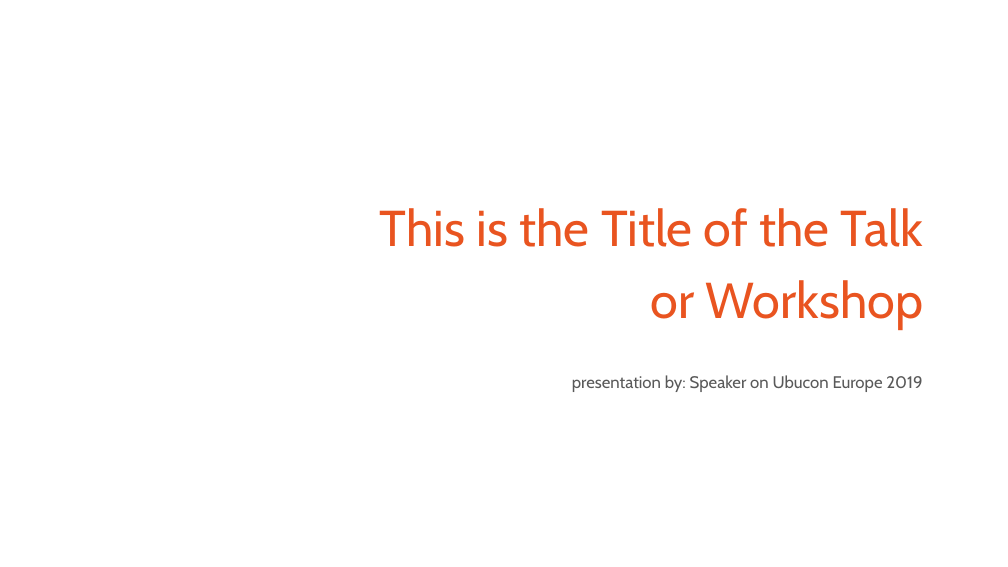
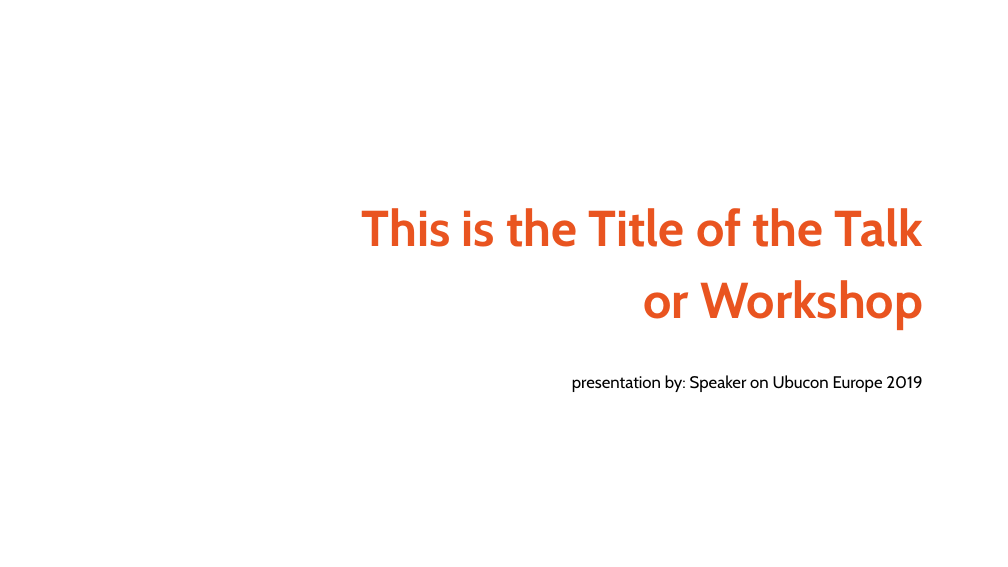
Before and after one commit to tcarreira/ubucon-europe-2019, a slide deck: slide 1 of presentation-templates/libreoffice.openoffice/ubucon.europe.2019.odp. Drawn at 1008x567 pixels with LibreOffice and Linux fonts; fonts in the diff are those of the drawing; background and template pictures are left out. Boxes give left, top, right and bottom in pixels: in the first picture for what was removed or moved away, otherwise in the second. Text is boxed around its words. In the diff, an @@ line names an element or a change of style, - is before the commit and + after.

```diff
--- a/presentation-templates/libreoffice.openoffice/ubucon.europe.2019.odp
+++ b/presentation-templates/libreoffice.openoffice/ubucon.europe.2019.odp
@@ title "This is the Title of ..." at box(362, 208, 923, 329): bold on @@
@@ subtitle "presentation by: Speaker on Ubucon ..." at box(572, 375, 922, 392): text colour #595959 to #000000 @@
```
Also in this commit, not shown: 8 other slides changed.
